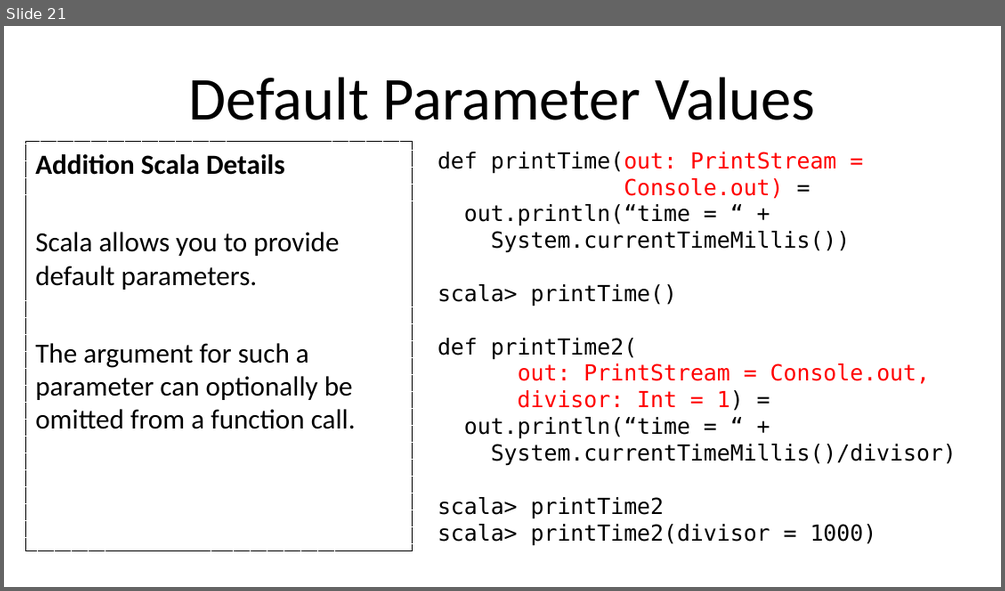
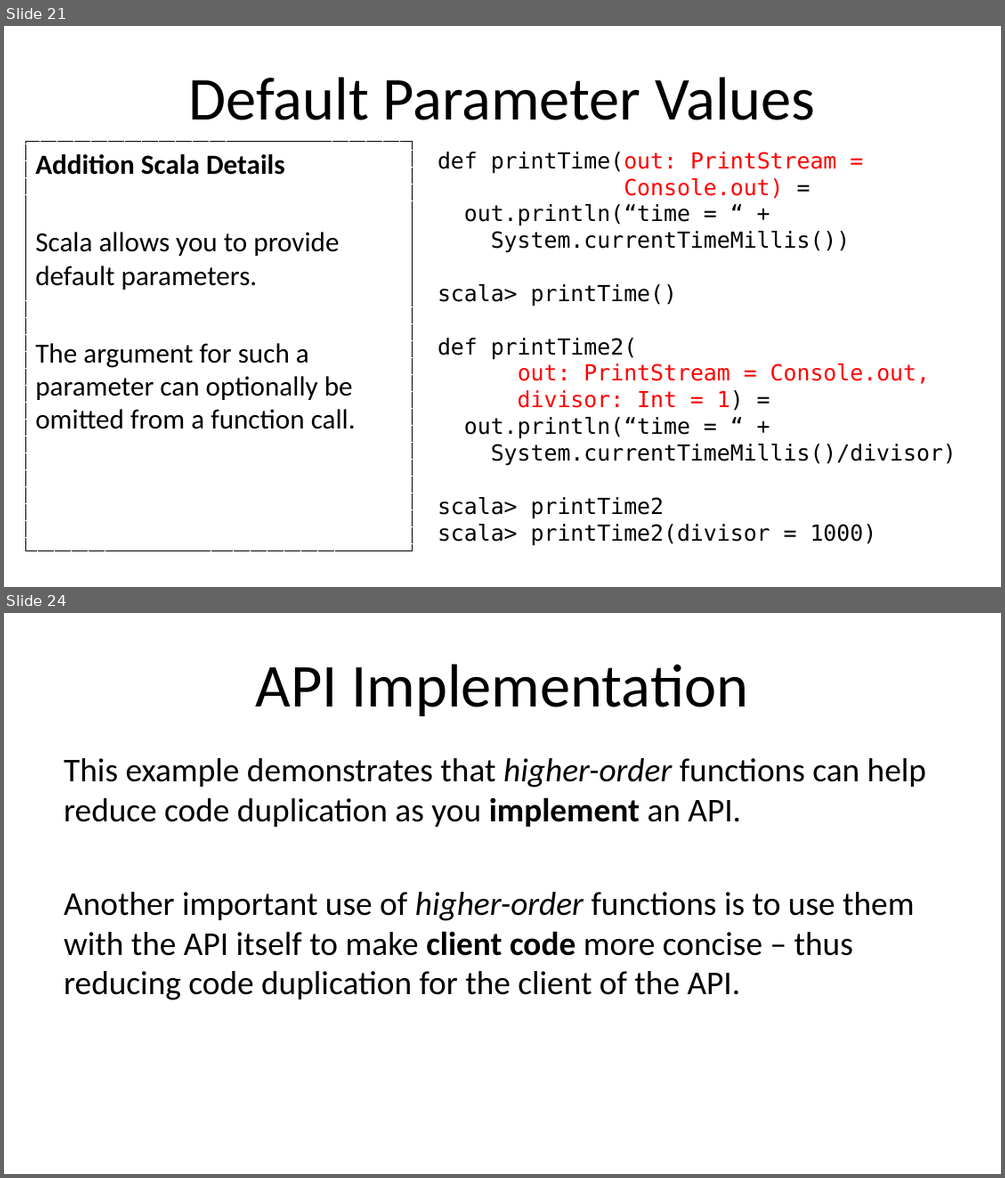
Before and after one commit to umass-cs-220/weekly-topic-control-abstraction, a slide deck: slides/control-abstraction.pptx. Shown one above the other, each under a label of ours: slide 21 before the commit, slides 21 and 24 after it; the slides between them are not shown. The pictures are 1005x591 and 1005x1178 pixels, drawn with LibreOffice and Linux fonts; fonts in the diff are those of the drawing; background and template pictures are left out. Boxes give left, top, right and bottom in pixels: in the first picture for what was removed or moved away, otherwise in the second. Text is boxed around its words. In the diff, an @@ line names an element or a change of style, - is before the commit and + after.

```diff
--- a/slides/control-abstraction.pptx
+++ b/slides/control-abstraction.pptx
@@ slide 24 added at (4,613,1001,1174), background #FFFFFF @@
@@ title added at (256,664,748,716), 44 pt, text #000000 @@
+API Implementation
@@ text added at (64,758,926,1000), 24 pt, text #000000 @@
+This example demonstrates that higher-order functions can help reduce code duplication as you implement an API.
+Another important use of higher-order functions is to use them with the API itself to make client code more concise – thus reducing code duplication for the client of the API.
```
Also in this commit, not shown: 1 slide changed, 15 other slides added, 6 other files.
